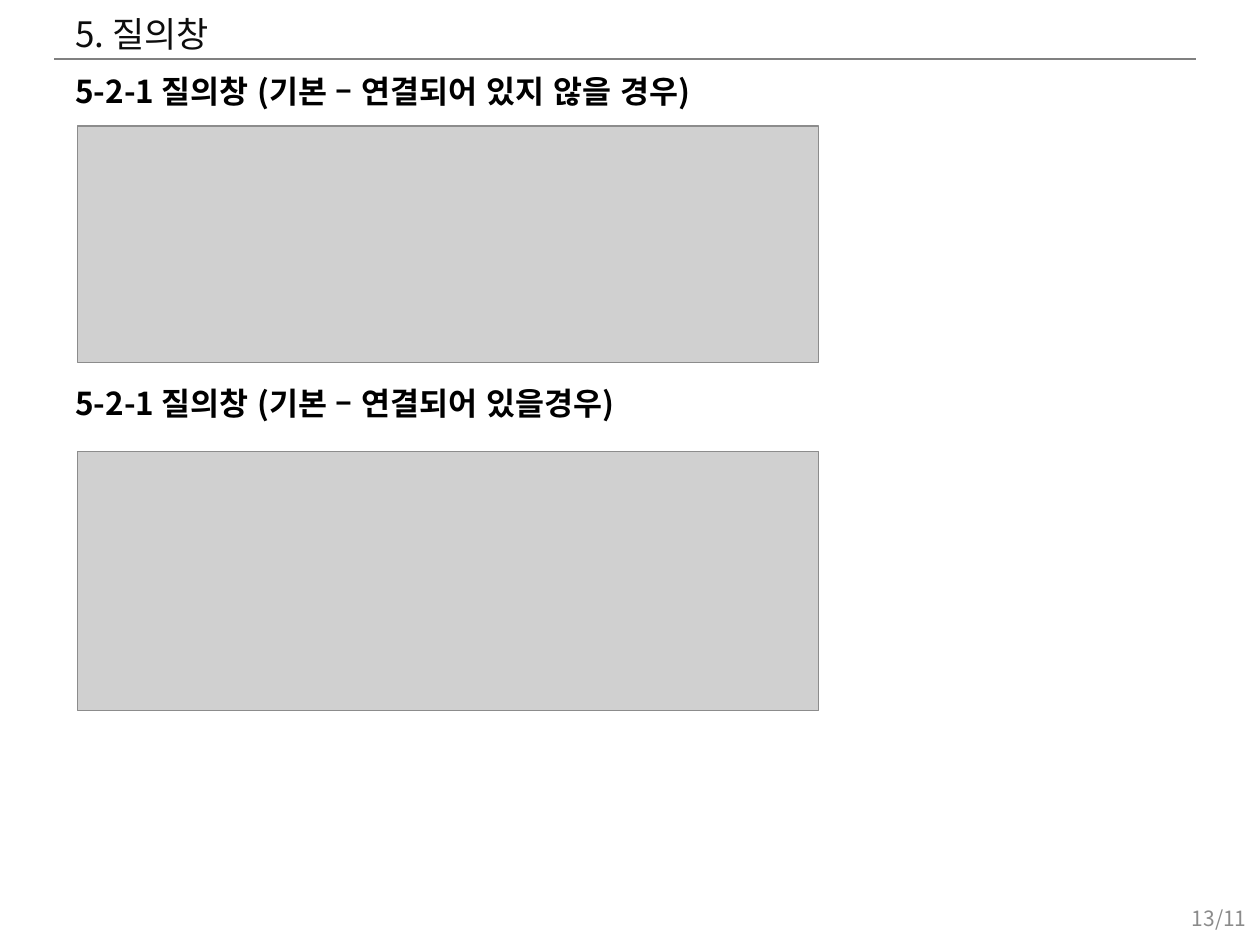
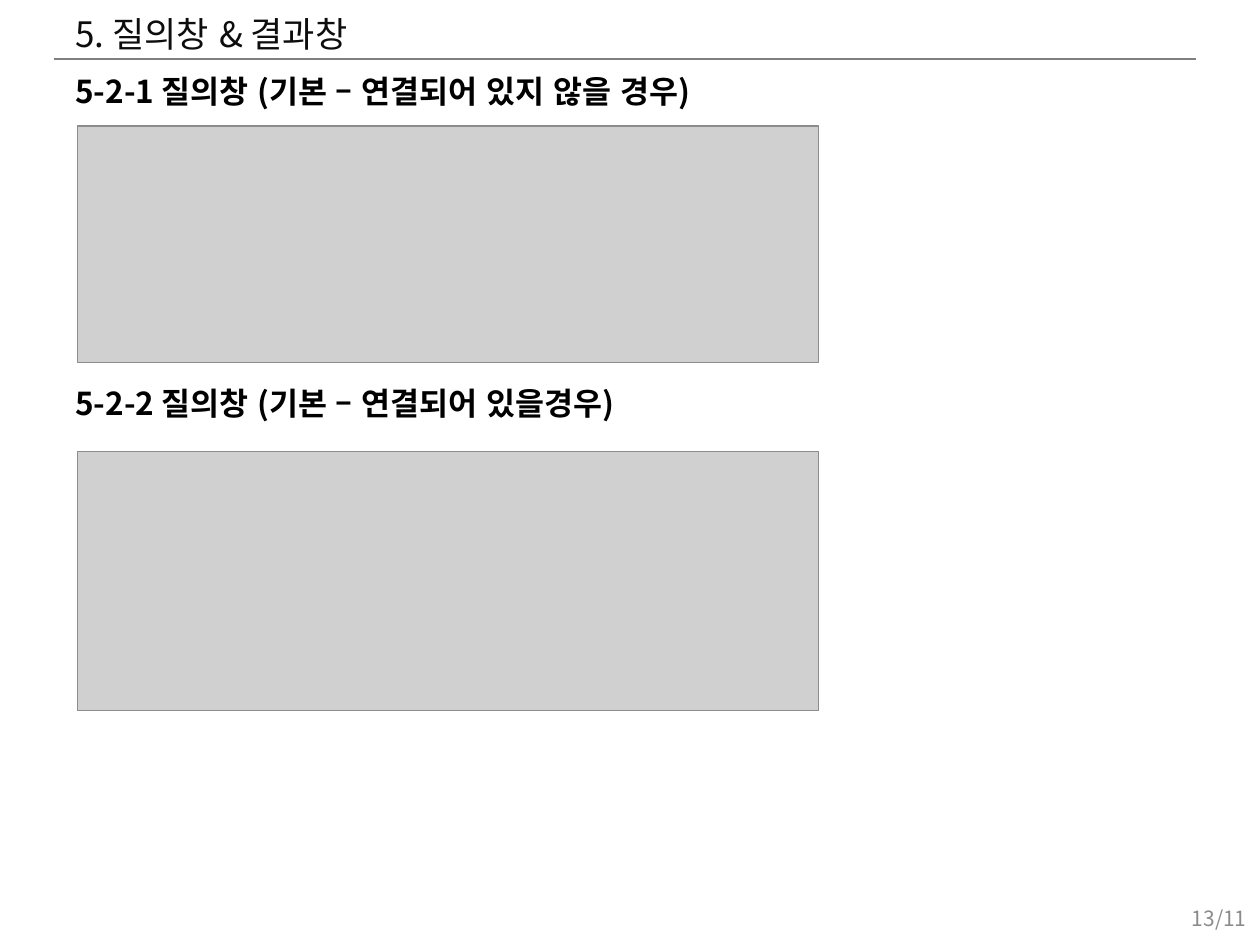
Before and after one commit to hwany7seo/gdbms_document, a slide deck: slide 13 of mockup/시각화도구_UI_UX_기획서.pptx. Drawn at 1260x945 pixels with LibreOffice and Linux fonts; fonts in the diff are those of the drawing; grey boxes stand for pictures. Boxes give left, top, right and bottom in pixels: in the first picture for what was removed or moved away, otherwise in the second. Text is boxed around its words. In the diff, an @@ line names an element or a change of style, - is before the commit and + after.

```diff
--- a/mockup/시각화도구_UI_UX_기획서.pptx
+++ b/mockup/시각화도구_UI_UX_기획서.pptx
@@ title at (75,18,348,50): text changed @@
-5. 질의창
+5. 질의창 & 결과창
@@ text at (75,388,614,422): text changed @@
-5-2-1 질의창 (기본 – 연결되어 있을경우)
+5-2-2 질의창 (기본 – 연결되어 있을경우)
```
Also in this commit, not shown: 10 other slides changed, 3 slides added, 2 slides removed, 8 other files.
